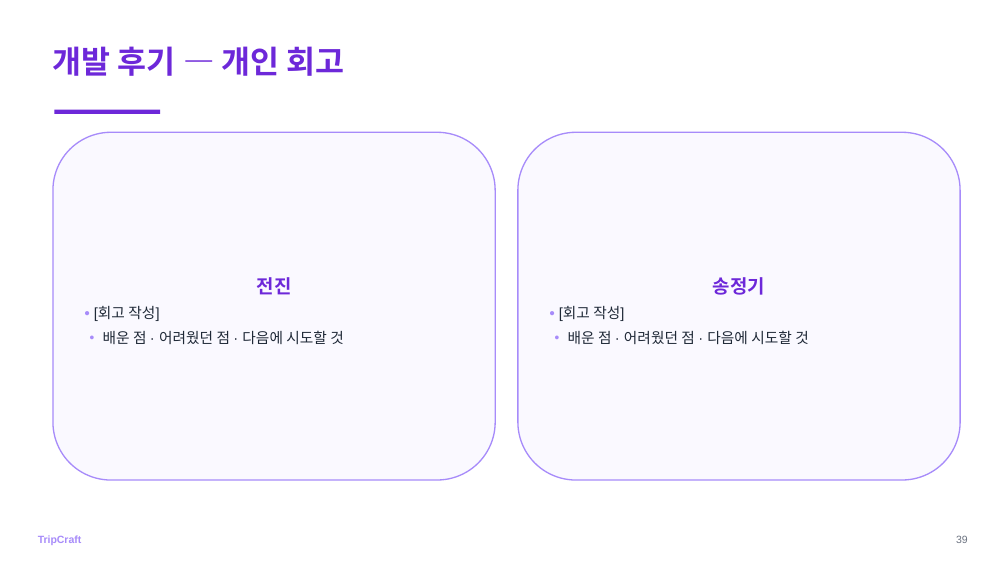
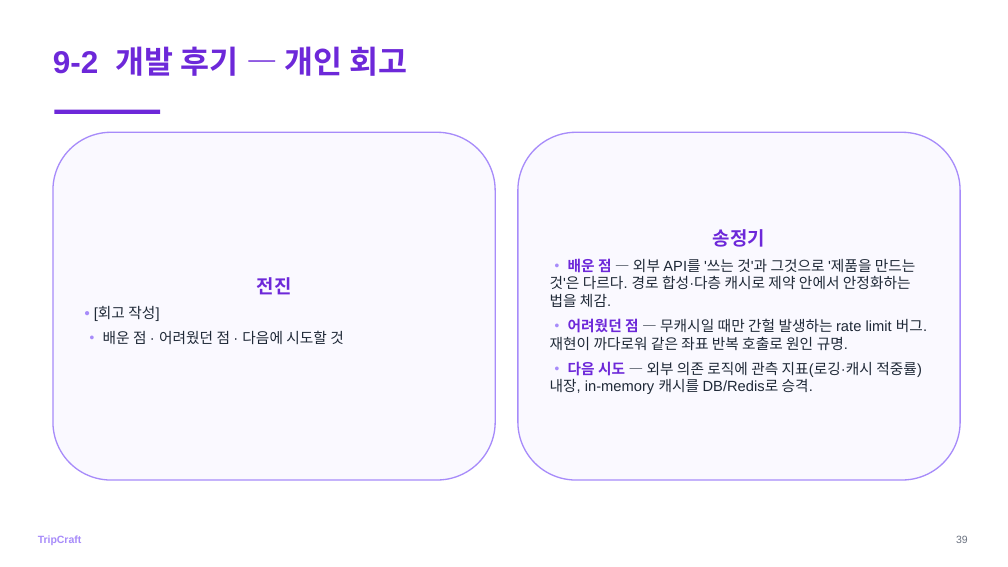
Before and after one commit to DreamingGenie/TripCraft, a slide deck: slide 47 of docs/06_submission/ppt/발표.pptx (slide 46 before the commit). Drawn at 1008x567 pixels with LibreOffice and Linux fonts; fonts in the diff are those of the drawing. Boxes give left, top, right and bottom in pixels: in the first picture for what was removed or moved away, otherwise in the second. Text is boxed around its words. In the diff, an @@ line names an element or a change of style, - is before the commit and + after.

```diff
--- a/docs/06_submission/ppt/발표.pptx
+++ b/docs/06_submission/ppt/발표.pptx
@@ text at box(53, 46, 408, 76): text changed @@
-개발 후기 — 개인 회고
+9-2 개발 후기 — 개인 회고
@@ text in rounded rectangle at box(550, 258, 927, 394): text changed @@
-• [회고 작성]
-• 배운 점 · 어려웠던 점 · 다음에 시도할 것
+• 배운 점 — 외부 API를 '쓰는 것'과 그것으로 '제품을 만드는 것'은 다르다. 경로 합성·다층 캐시로 제약 안에서 안정화하는 법을 체감.
+• 어려웠던 점 — 무캐시일 때만 간헐 발생하는 rate limit 버그. 재현이 까다로워 같은 좌표 반복 호출로 원인 규명.
+• 다음 시도 — 외부 의존 로직에 관측 지표(로깅·캐시 적중률) 내장, in-memory 캐시를 DB/Redis로 승격.
```
Also in this commit, not shown: 40 other slides changed, 9 slides added, 2 other files.
